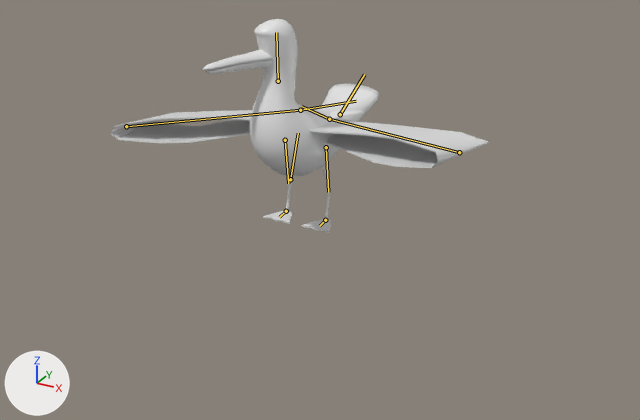
A saved change to the FBX model Assets/Assets fatti da noi/Modelli/Gabbiano.fbx.
The view is the same before and after, from a camera (50 mm lens) standing at (1.44, -2.37, 1.06) and looking at (0.1, 0.06, -0.16). Arrows for +X, +Y and +Z are at lower left; the lights stay in place. Both versions are drawn at frame 1 of the action 'Armatura Gabbiano|Sguardo a destra'; the numbers are the values there. The bones that change are drawn over the model as lines.

Objects in the first picture: 'Ala.L.001', 'Ala.R.001', 'Becco giù', 'Becco sù', 'Gamba.L', 'Gamba.R', 'NUovo corpo'.
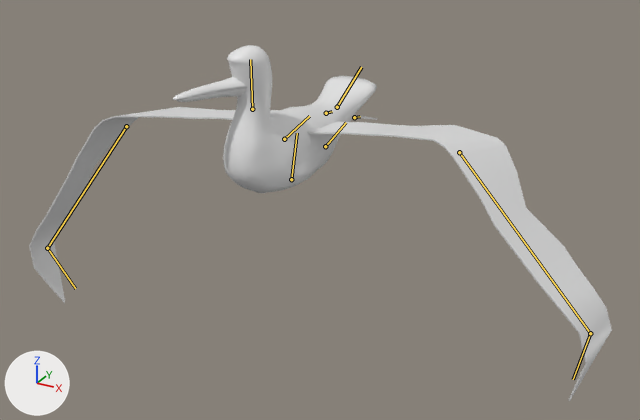
What differs and where, as boxes [x1, y1, x2, y2] in the pictures (640 x 420 px):
'Ala.L.001', posed
    before: [309, 119, 489, 168]
    after: [307, 121, 612, 401]
'NUovo corpo', posed (19% wider)
    before: [250, 19, 379, 176]
    after: [223, 45, 377, 193]
'Ala.R.001', posed (479% taller)
    before: [110, 110, 363, 143]
    after: [29, 107, 281, 303]
'Becco sù', posed (7% wider, 9% taller)
    before: [203, 49, 273, 70]
    after: [173, 77, 248, 100]
'Becco giù', posed
    before: [206, 60, 272, 74]
    after: [176, 88, 246, 102]
'Gamba.L', posed
    before: [301, 165, 331, 233]
    after: [347, 115, 377, 122]
'Gamba.R', posed (not visible afterwards)
    before: [263, 176, 292, 224]
bone 'Corpo', root to tip
    before: (290, 179) to (298, 133)
    after: (291, 179) to (297, 133)
bone 'Leg.L', root to tip
    before: (326, 147) to (328, 192)
    after: (325, 146) to (346, 122)
bone 'Leg.R', root to tip
    before: (285, 140) to (288, 183)
    after: (284, 139) to (309, 116)
bone 'Legtarget.L', root to tip
    before: (325, 220) to (319, 226)
    after: (354, 117) to (360, 116)
bone 'Legtarget.R', root to tip
    before: (286, 211) to (279, 217)
    after: (326, 113) to (332, 111)
bone 'Wing3.L', root to tip
    before: (459, 152) to (329, 119)
    after: (459, 152) to (590, 333)
bone 'Wing4.L', root to tip
    before: (329, 119) to (302, 106)
    after: (590, 333) to (573, 379)
bone 'Wing3.R', root to tip
    before: (126, 126) to (300, 110)
    after: (126, 126) to (47, 248)
bone 'Wing4.R', root to tip
    before: (300, 110) to (356, 101)
    after: (47, 248) to (75, 288)
bone 'Coda', root to tip
    before: (340, 114) to (364, 74)
    after: (337, 107) to (361, 67)
bone 'Testa', root to tip
    before: (278, 81) to (276, 32)
    after: (252, 109) to (250, 59)

What the commit changed:
Bone 'Corpo' (bone_corpo) moves from (0.0, 0.0, 0.0) to (0.002, 0.0, 0.0).
Bone 'Corpo' (bone_corpo) turns from (0, 0, 0) to (4, 0, 0) degrees about its own x, y and z.
Bone 'Leg.L' (bone_leg_l) turns from (0, 0, 0) to (91, -3, 6) degrees about its own x, y and z.
Bone 'Leg.R' (bone_leg_r) turns from (0, 0, 0) to (91, 2, -5) degrees about its own x, y and z.
Bone 'Legtarget.L' (bone_legtarget_l) moves from (0.0, 0.0, 0.0) to (-0.023, -0.296, -0.265).
Bone 'Legtarget.L' (bone_legtarget_l) turns from (0, 0, 0) to (164, 0, 0) degrees about its own x, y and z.
Bone 'Legtarget.R' (bone_legtarget_r) moves from (0.0, 0.0, 0.0) to (0.023, -0.296, -0.265).
Bone 'Legtarget.R' (bone_legtarget_r) turns from (0, 0, 0) to (164, 0, 0) degrees about its own x, y and z.
Bone 'Wing3.L' (bone_wing3_l) turns from (-32, 26, 169) to (23, 20, -40) degrees about its own x, y and z.
Bone 'Wing4.L' (bone_wing4_l) turns from (0, 0, -3) to (8, 12, -60) degrees about its own x, y and z.
Bone 'Wing3.R' (bone_wing3_r) turns from (-32, -26, -169) to (23, -20, 40) degrees about its own x, y and z.
Bone 'Wing4.R' (bone_wing4_r) turns from (0, 0, 3) to (8, -12, 60) degrees about its own x, y and z.
Bone 'Coda' (bone_coda) moves from (0.0, 0.0, 0.0) to (0.0, -0.007, 0.044).
Bone 'Testa' (bone_testa) moves from (0.0, 0.0, 0.0) to (0.0, -0.051, 0.153).
